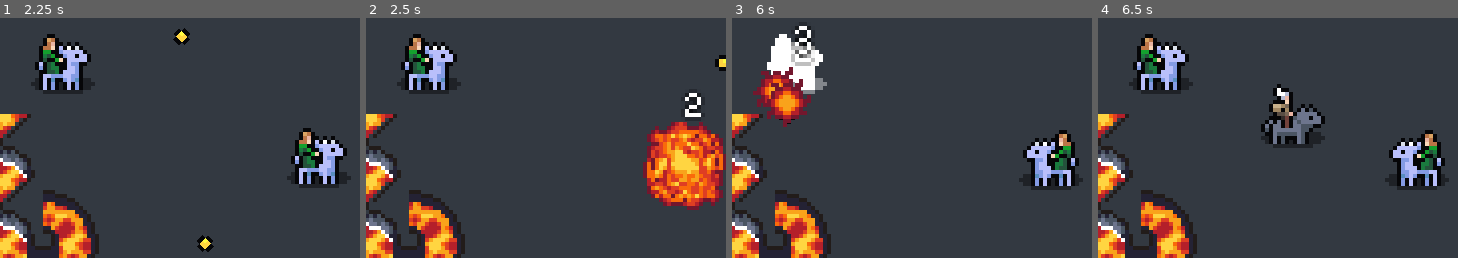
Above: before the commit, frames 1-4 (left to right).
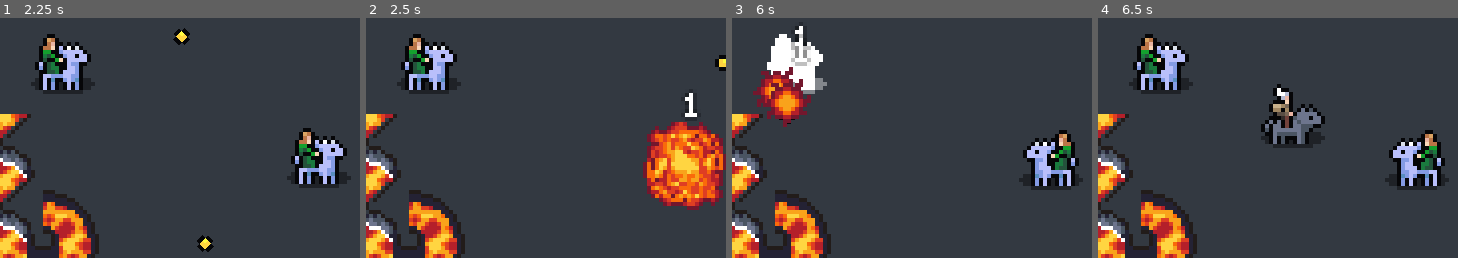
Above: after the commit, the same moments.

Repository: Snayff/not_quite_paradise4
Game: Godot game, scene res://world.tscn
Two runs of this game, one before a commit and one after it. Both use one fixed random seed, a clock stepped at 60 frames per second and the inputs below.
Inputs:
- Up to frame 1 (2.25 s): tap Enter at 0.5 s; hold D (move_right) 0.53-1.28 s; hold S (move_down) 1.28-2.03 s; hold D (move_right) from 2.03 s (still down)
- Up to frame 2 (2.5 s): keep holding D (move_right)
- Up to frame 3 (6 s): release D (move_right) at 2.78 s; hold W (move_up) 2.78-3.53 s; tap Space at 3.5 s; hold A (move_left) 3.53-5.03 s; tap Enter at 4.25 s; hold S (move_down) 5.03-5.78 s; hold D (move_right) from 5.78 s (still down)
- Up to frame 4 (6.5 s): keep holding D (move_right)
The pictures show only the part of the screen within x 47-97%, y 47-97%; the shares and areas given below are measured in that part.

Frame 1 is identical in both runs. In frame 2, 0.2% of the frame differs, in the area x 88-94%, y 31-42%; in frame 3, 0.5%, in the area x 16-24%, y 3-20%; in frame 4, nothing differs.

Commit message:
added boon_bane (aka status effects)

Diff:
--- a/scenes/abcs/combat_active.gd
+++ b/scenes/abcs/combat_active.gd
@@ -1,4 +1,4 @@
-## an active skill used in combat
+## ABC for an active skill used in combat
 @icon("res://assets/node_icons/combat_active.png")
 class_name CombatActive
 extends Node2D
--- a/scenes/abcs/combat_actor.tscn
+++ b/scenes/abcs/combat_actor.tscn
@@ -13,6 +13,7 @@
 [ext_resource type="Script" path="res://scripts/components/functionals/physics_movement.gd" id="12_73flk"]
 [ext_resource type="Script" path="res://scripts/components/functionals/stat_sheet.gd" id="12_dnaiq"]
 [ext_resource type="Script" path="res://scripts/dataclasses/stat.gd" id="13_hojhi"]
+[ext_resource type="Script" path="res://scripts/components/functionals/boons_banes_container.gd" id="14_wly6u"]
 
 [sub_resource type="PhysicsMaterial" id="PhysicsMaterial_8wo5g"]
 
@@ -120,7 +121,10 @@
 script = ExtResource("12_73flk")
 _nodes_affected_by_facing = [NodePath("../AnimatedSprite2D"), NodePath("../ProjectilePosition")]
 
-[node name="StatSheet" type="Node" parent="."]
+[node name="StatsContainer" type="Node" parent="."]
 unique_name_in_owner = true
 script = ExtResource("12_dnaiq")
 _stats = Array[ExtResource("13_hojhi")]([SubResource("Resource_7qvdv"), SubResource("Resource_nm8ul")])
+
+[node name="BoonsBanesContainer" type="Node" parent="."]
+script = ExtResource("14_wly6u")
--- /dev/null
+++ b/scripts/abcs/boon_bane.gd
@@ -0,0 +1,99 @@
+## ABC for boon_banes
+#@icon("")
+class_name BoonBane
+extends Node
+
+
+#region SIGNALS
+signal terminated(boon_bane: BoonBane)
+signal activated
+#endregion
+
+
+#region ON READY
+
+#endregion
+
+
+#region EXPORTS
+# @export_category("Component Links")
+# @export var
+#
+# @export_category("Details")  # feel free to rename category
+#endregion
+
+
+#region VARS
+# internals
+var _activations: int = 0  ## number of activations applied
+var _duration_timer: Timer  ## only needed if duration_type is time
+var _interval_timer: Timer  ## only needed if trigger is on_interval
+# config
+var host: CombatActor  ## the actor the boonbane is applied to
+var trigger: Constants.TRIGGER  ## the thing that causes the boonbane to apply
+var _effects: Array[Effect] = []  # NOTE: should we use an EffectChain instead?  ## the effects to be activated when the trigger happens
+var duration_type: Constants.DURATION_TYPE  ## how the lifetime of the boonbane is determined
+var duration: float  ## how long before being removed. only relevant if duration_type == time or applications, in which case it is seconds or num applications, respectively.
+var interval_length: float  ## if trigger == on_interval then this dictates how long between each interval.
+# TODO: add an internal cooldown to allow limiting how often we trigger
+#endregion
+
+
+#region FUNCS
+func _ready() -> void:
+	# check required values are set
+	assert(not _effects.is_empty(), "BoonBane: no effects set.")
+	if trigger == Constants.TRIGGER.on_interval and interval_length == 0:
+		push_error("BoonBane: trigger is interval, but no interval_length set. Will never activate.")
+	if (duration_type == Constants.DURATION_TYPE.time or duration_type == Constants.DURATION_TYPE.applications) and duration == 0:
+		push_error("BoonBane: duration_type is time or application, but no duration set. Will immediately terminate.")
+	# NOTE: can't check the enums as they default to a meaningful value
+
+	# check logic errors
+	assert(duration > interval_length, "BoonBane: duration is less than interval_length. Will never activate.")
+
+	# setup timers
+	if duration_type == Constants.DURATION_TYPE.time:
+		_duration_timer = Timer.new()
+		add_child(_duration_timer)
+		_duration_timer.timeout.connect(terminate)
+		_duration_timer.start(duration)
+	if trigger == Constants.TRIGGER.on_interval:
+		_interval_timer = Timer.new()
+		add_child(_interval_timer)
+		_interval_timer.timeout.connect(activate)
+		_interval_timer.start(interval_length)
+
+## apply the effect to the target. called on trigger. must be defined in subclass and super called.
+##
+## defaults to the host, if not other target given
+# FIXME: how is this going to work? signals are set by BoonBaneContainer and therefore wont know which target we need. How would we do an effect
+# 	where the attacker gets damage returned?
+func activate(target: CombatActor = host) -> void:
+	activated.emit()
+
+	# check if we have applied max number of times
+	if duration_type == Constants.DURATION_TYPE.applications:
+		_activations += 1
+		if _activations >= duration:
+			terminate()
+
+## finish and clean up
+func terminate() -> void:
+	terminated.emit(self)
+
+	for effect in _effects:
+		effect.terminate()
+
+	queue_free()
+
+func add_effect(effect: Effect) -> void:
+	add_child(effect)
+	_effects.append(effect)
+
+func remove_effect(effect: Effect) -> void:
+	if effect in _effects:
+		_effects[effect].terminate()
+		_effects.erase(effect)
+
+#endregion
--- a/scripts/abcs/effect.gd
+++ b/scripts/abcs/effect.gd
@@ -1,4 +1,4 @@
-## class desc
+## ABC for Effect
 #@icon("")
 class_name Effect
 extends Node
@@ -33,7 +33,7 @@
 	_parent = parent
 	_source = source
 
-## apply the effect to the target
+## @virtual. apply the effect to the target
 func apply(target: CombatActor) -> void:
 	pass
 
--- a/scripts/abcs/effect_chain.gd
+++ b/scripts/abcs/effect_chain.gd
@@ -1,4 +1,4 @@
-## abc for a series of effects
+## ABC for a series of effects
 ##
 ## an EffectChain usually remains active as a child of a [CombatActive], meaning it isnt freed and reinstatiated.
 @icon("res://assets/node_icons/effect_chain.png")
--- /dev/null
+++ b/scripts/components/functionals/boons_banes_container.gd
@@ -0,0 +1,59 @@
+## interface for all boons and banes, aka status effects. handles linking the boonbane to the relevant signals.
+@icon("res://assets/node_icons/status_effects.png")
+class_name BoonsBanesContainerComponent
+extends Node
+
+
+#region SIGNALS
+
+#endregion
+
+
+#region ON READY
+
+#endregion
+
+
+#region EXPORTS
+@export_category("Component Links")
+@export var death_trigger: DeathTrigger
+#
+# @export_category("Details")  # feel free to rename category
+#endregion
+
+
+#region VARS
+var _boons_banes: Dictionary = {}  ## Constants.TRIGGER : Array[]
+#endregion
+
+
+#region FUNCS
+func _ready() -> void:
+	# init blank dict of arrays
+	for trigger in Constants.TRIGGER.values():
+		_boons_banes[trigger] = []
+
+func add_boon_bane(boon_bane: BoonBane, trigger: Constants.TRIGGER) -> void:
+	_boons_banes[trigger].append(boon_bane)
+	_link_signals_to_triggers(boon_bane)
+
+func remove_boon_bane(boon_bane: BoonBane, trigger: Constants.TRIGGER) -> void:
+	_boons_banes[trigger].erase(boon_bane)
+	boon_bane.queue_free()
+
+## link the relevant signals, from linked components, to the boonbane, based on its trigger
+func _link_signals_to_triggers(boon_bane: BoonBane) -> void:
+	match  boon_bane.trigger:
+		Constants.TRIGGER.on_death:
+			death_trigger.died.connect(boon_bane.activate)
+
+		Constants.TRIGGER.on_hit_received:
+			# TODO: add
+			pass
+
+
+
+
+
+
+#endregion
--- a/scripts/components/functionals/stat_sheet.gd
+++ b/scripts/components/functionals/stat_sheet.gd
@@ -1,6 +1,6 @@
 ## interface for multiple [StatData]s.
 @icon("res://assets/node_icons/stat_sheet.png")
-class_name StatSheetComponent
+class_name StatsContainerComponent
 extends Node
 
 
@@ -42,7 +42,7 @@
 		check_array.clear()
 		check_array = _stats.filter(func(i): return i.type == stat.type)
 		if check_array.size() > 1:
-			push_warning("StatSheetComponent: Multiple instances of ", stat.type, " found. Must be unique.")
+			push_warning("StatsContainerComponent: Multiple instances of ", stat.type, " found. Must be unique.")
 
 ## get a stat from the stat sheet. nullable.
 func get_stat(stat: Constants.STAT_TYPE) -> StatData:
--- a/scripts/effects/deal_damage_effect.gd
+++ b/scripts/effects/deal_damage_effect.gd
@@ -52,7 +52,7 @@
 ## base damage modified by scalers
 func _apply_scalers() -> int:
 	var damage = base_damage
-	var stats: StatSheetComponent = _source.get_node_or_null("StatSheet")
+	var stats: StatsContainerComponent = _source.get_node_or_null("StatSheet")
 	if stats == null:
 		return base_damage
 
@@ -65,7 +65,7 @@
 ##
 ## NOTE: will need to amend when we add more stats, to account for different resistances and damage types
 func _apply_resistances(target: CombatActor, damage: int) -> int:
-	var stats: StatSheetComponent = target.get_node_or_null("StatSheet")
+	var stats: StatsContainerComponent = target.get_node_or_null("StatSheet")
 	if stats == null:
 		return damage
 
--- a/scripts/singletons/constants.gd
+++ b/scripts/singletons/constants.gd
@@ -58,7 +58,7 @@
 	orbital,
 }
 
-## stats
+## statistical breakdown of an entities physical properties
 enum STAT_TYPE {
 	strength,
 	defence
@@ -70,6 +70,18 @@
 	multiply
 }
 
-enum REACTION_TYPE {
-	x
+## the things that can cause a reaction.
+##
+## usually used for [BoonBane]s.
+enum TRIGGER {
+	on_hit_received,
+	on_death,
+	on_interval,
 }
+
+enum DURATION_TYPE {
+	time,
+	applications,
+	until_removed,
+	permanent
+}
Binary file changed: assets/node_icons/hurt.png
Not shown, changed: assets/node_icons/hurt.png.import
Binary file changed: assets/node_icons/resource.png
Not shown, changed: assets/node_icons/resource.png.import
Not shown, changed: assets/node_icons/status_effects.png.import
Not shown: 1 places in scenes/abcs/combat_actor.tscn that only renumber resources
